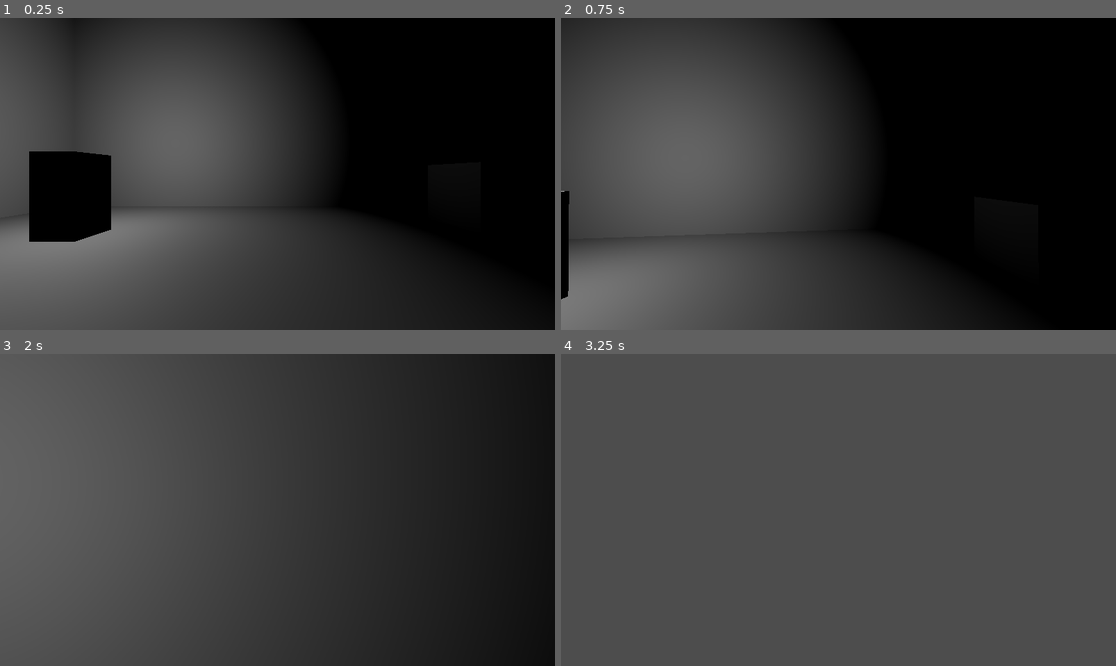
Above: before the commit, frames 1-4 (two rows, left to right).
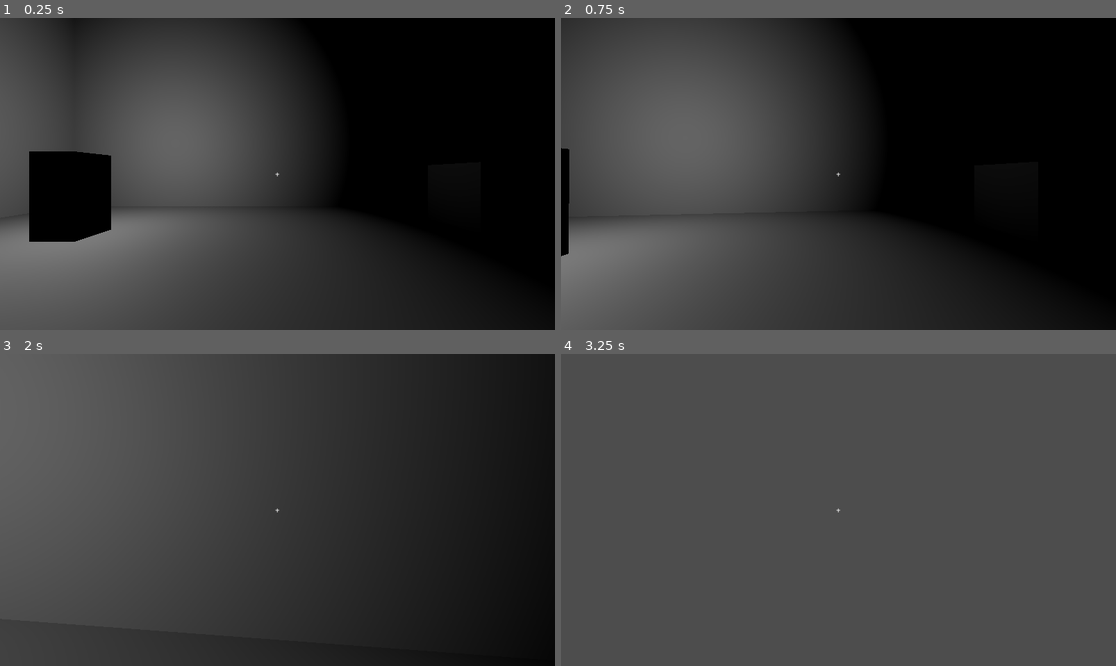
Above: after the commit, the same moments.

Repository: Sydb44/project-chimera
Game: Godot game, scene res://TestHangar.tscn
Same seed, same stepped clock (60 frames per second), same inputs: the game is played once before the commit and once after it. The project has no main scene, so this scene is started directly.
Inputs (mouse positions are in pixels of both pictures, inside the frame that each line leads up to):
- Up to frame 1 (0.25 s): no input
- Up to frame 2 (0.75 s): tap Enter (ui_accept) at 0.5 s; move the mouse to (866, 174) at 0.52 s; hold W (forward) from 0.53 s (still down); tap E (interact) at 0.6 s
- Up to frame 3 (2 s): keep holding W (forward); tap Enter (ui_accept) at 0.77, 1.52 s; move the mouse to (249, 510) at 1.27 s; tap E (interact) at 1.35 s
- Up to frame 4 (3.25 s): keep holding W (forward); move the mouse to (849, 503) at 2.02 s; tap E (interact) at 2.1, 2.85 s; tap Enter (ui_accept) at 2.75, 3.02 s; move the mouse to (832, 516) at 2.77 s

The runs differ from the first frame. In frame 1, less than 0.1% of the frame differs, in the area x 49-51%, y 49-51%; in frame 2, 2.0%, in the area x 0-66%, y 41-91%; in frame 3, less than 0.1%; in frame 4, less than 0.1%.
Error after the commit: Parse Error: Cannot assign a value of type Node to variable "component" with specified type ShipComponent. (res://scripts/components/interactable_component.gd:…

Commit message:
feat(core): rebuild player interaction and ui systems
Co-Authored-By: ufozn123@gmail.com <ufozn123@gmail.com>

Diff:
--- a/TestHangar.tscn
+++ b/TestHangar.tscn
@@ -1,8 +1,9 @@
-[gd_scene load_steps=4 format=3 uid="uid://bqxvhqxqxqxqx"]
+[gd_scene load_steps=6 format=3 uid="uid://bqxvhqxqxqxqx"]
 
-[ext_resource type="Script" path="res://scripts/player/first_person_controller.gd" id="1_0"]
-[ext_resource type="Script" path="res://scripts/components/power_conduit.gd" id="2_0"]
-[ext_resource type="Script" path="res://scripts/components/junction_box.gd" id="3_0"]
+[ext_resource type="Script" path="res://scripts/player/player_controller.gd" id="1_0"]
+[ext_resource type="Script" path="res://scripts/components/interactable_component.gd" id="2_0"]
+[ext_resource type="Script" path="res://scripts/components/ship_component.gd" id="3_0"]
+[ext_resource type="PackedScene" uid="uid://bqxvhqxqxqxqy" path="res://scenes/ui/hud.tscn" id="4_0"]
 
 [sub_resource type="CapsuleShape3D" id="CapsuleShape3D_1"]
 
@@ -47,28 +48,38 @@
 [node name="Camera3D" type="Camera3D" parent="Player"]
 transform = Transform3D(1, 0, 0, 0, 1, 0, 0, 0, 1, 0, 0.5, 0)
 
-[node name="RayCast3D" type="RayCast3D" parent="Player/Camera3D"]
+[node name="InteractionRaycast" type="RayCast3D" parent="Player/Camera3D"]
 target_position = Vector3(0, 0, -3)
 
-[node name="PowerConduit" type="Node3D" parent="."]
+[node name="PowerConduit" type="StaticBody3D" parent="."]
 transform = Transform3D(1, 0, 0, 0, 1, 0, 0, 0, 1, -5, 1, -5)
 script = ExtResource("2_0")
-
-[node name="CSGBox3D" type="CSGBox3D" parent="PowerConduit"]
-size = Vector3(1, 2, 1)
 
 [node name="CollisionShape3D" type="CollisionShape3D" parent="PowerConduit"]
 shape = SubResource("BoxShape3D_1")
 
-[node name="JunctionBox" type="Node3D" parent="."]
-transform = Transform3D(1, 0, 0, 0, 1, 0, 0, 0, 1, 5, 1, -5)
+[node name="CSGBox3D" type="CSGBox3D" parent="PowerConduit"]
+use_collision = true
+size = Vector3(1, 2, 1)
+
+[node name="ShipComponent" type="Node" parent="PowerConduit"]
 script = ExtResource("3_0")
 
-[node name="CSGBox3D" type="CSGBox3D" parent="JunctionBox"]
-size = Vector3(1.5, 1.5, 1.5)
+[node name="JunctionBox" type="StaticBody3D" parent="."]
+transform = Transform3D(1, 0, 0, 0, 1, 0, 0, 0, 1, 5, 1, -5)
+script = ExtResource("2_0")
 
 [node name="CollisionShape3D" type="CollisionShape3D" parent="JunctionBox"]
 shape = SubResource("BoxShape3D_2")
+
+[node name="CSGBox3D" type="CSGBox3D" parent="JunctionBox"]
+use_collision = true
+size = Vector3(1.5, 1.5, 1.5)
+
+[node name="ShipComponent" type="Node" parent="JunctionBox"]
+script = ExtResource("3_0")
+
+[node name="HUD" parent="." instance=ExtResource("4_0")]
 
 [node name="OmniLight3D" type="OmniLight3D" parent="."]
 transform = Transform3D(1, 0, 0, 0, 1, 0, 0, 0, 1, -5, 3, -5)
--- /dev/null
+++ b/scenes/ui/hud.tscn
@@ -0,0 +1,34 @@
+[gd_scene format=3 uid="uid://bqxvhqxqxqxqy"]
+
+[node name="HUD" type="CanvasLayer"]
+
+[node name="Label" type="Label" parent="."]
+anchors_preset = 8
+anchor_left = 0.5
+anchor_top = 0.5
+anchor_right = 0.5
+anchor_bottom = 0.5
+offset_left = -20.0
+offset_top = -11.5
+offset_right = 20.0
+offset_bottom = 11.5
+grow_horizontal = 2
+grow_vertical = 2
+text = "+"
+horizontal_alignment = 1
+vertical_alignment = 1
+
+[node name="Label2" type="Label" parent="."]
+anchors_preset = 7
+anchor_left = 0.5
+anchor_top = 1.0
+anchor_right = 0.5
+anchor_bottom = 1.0
+offset_left = -20.0
+offset_top = -23.0
+offset_right = 20.0
+offset_bottom = 0.0
+grow_horizontal = 2
+grow_vertical = 0
+horizontal_alignment = 1
+vertical_alignment = 1
--- /dev/null
+++ b/scripts/components/interactable_component.gd
@@ -0,0 +1,13 @@
+extends StaticBody3D
+
+@onready var component: ShipComponent = $ShipComponent
+
+func _ready():
+	# This makes sure the component knows its in-world name
+	if component:
+		component.component_name = self.name
+
+func interact():
+	print("Player interacted with: ", self.name)
+	# Future logic for interaction will go here.
+	# For now, we just need to confirm the interaction works.
--- /dev/null
+++ b/scripts/player/player_controller.gd
@@ -0,0 +1,53 @@
+extends CharacterBody3D
+
+@export var speed: float = 5.0
+@export var mouse_sensitivity: float = 0.002
+var gravity = ProjectSettings.get_setting("physics/3d/default_gravity")
+
+@onready var camera: Camera3D = $Camera3D
+@onready var interaction_raycast: RayCast3D = $Camera3D/InteractionRaycast
+@onready var hud_label: Label = get_node("/root/TestHangar/HUD/Label2") # Assumes the second label is for status
+
+func _ready():
+	Input.set_mouse_mode(Input.MOUSE_MODE_CAPTURED)
+
+func _input(event):
+	if event is InputEventMouseMotion:
+		rotate_y(-event.relative.x * mouse_sensitivity)
+		camera.rotate_x(-event.relative.y * mouse_sensitivity)
+		camera.rotation.x = clampf(camera.rotation.x, -PI/2, PI/2)
+
+func _physics_process(delta):
+	# Movement
+	if not is_on_floor():
+		velocity.y -= gravity * delta
+	var input_dir = Input.get_vector("left", "right", "forward", "backward")
+	var direction = (transform.basis * Vector3(input_dir.x, 0, input_dir.y)).normalized()
+	velocity.x = direction.x * speed
+	velocity.z = direction.z * speed
+	move_and_slide()
+
+	# Interaction
+	if Input.is_action_just_pressed("interact") and interaction_raycast.is_colliding():
+		var target = interaction_raycast.get_collider()
+		if target.has_method("interact"):
+			target.interact()
+
+	# Debug
+	if Input.is_action_just_pressed("debug_degrade"):
+		var conduit = get_node_or_null("../PowerConduit")
+		if is_instance_valid(conduit):
+			conduit.get_node("ShipComponent").degrade(1.0)
+
+	# HUD Update
+	_update_hud()
+
+func _update_hud():
+	if interaction_raycast.is_colliding():
+		var target = interaction_raycast.get_collider()
+		if is_instance_valid(target) and target.has_node("ShipComponent"):
+			var component = target.get_node("ShipComponent")
+			var status = "Powered" if component.is_powered else "Offline"
+			hud_label.text = "%s | Condition: %d%% | Status: %s" % [component.component_name, component.condition * 100, status]
+			return
+	hud_label.text = ""
